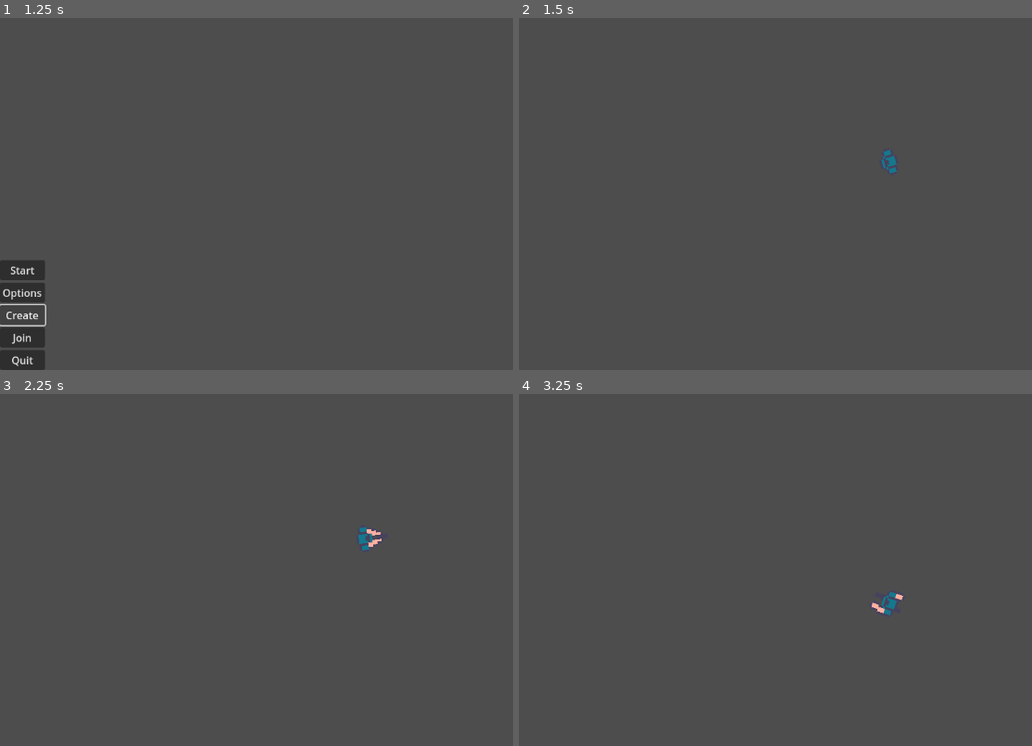
Above: before the commit, frames 1-4 (two rows, left to right).
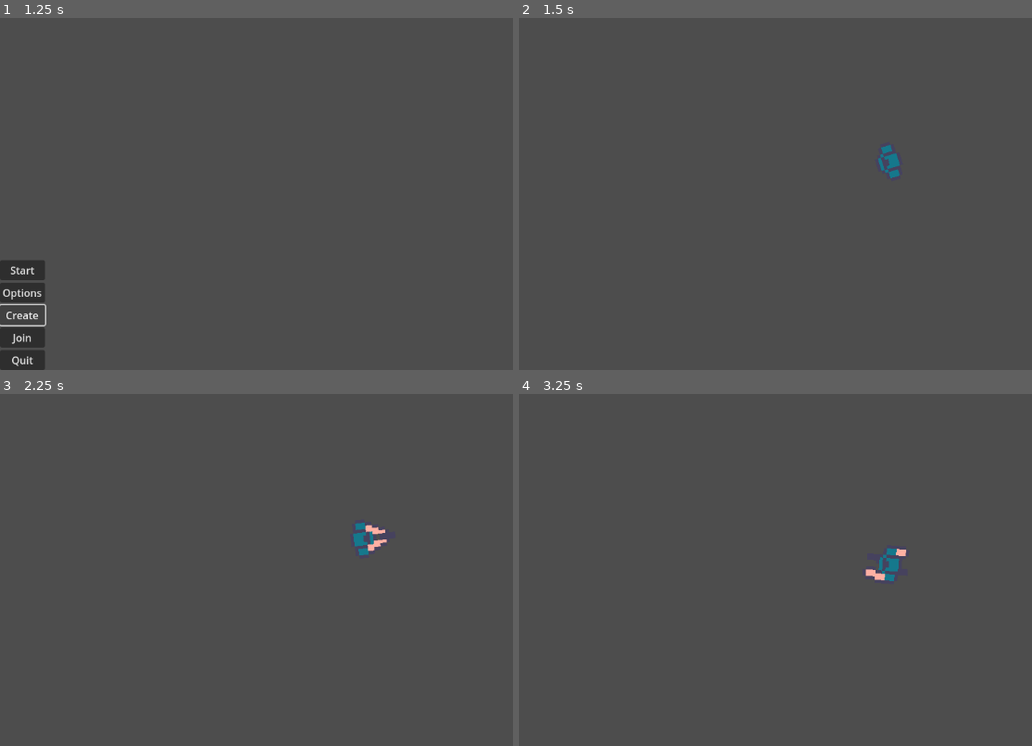
Above: after the commit, the same moments.

Repository: KmanKid/UntitledTopDownShooter
Game: Godot game, scene res://menu/Menu.tscn
Same seed, same stepped clock (60 frames per second), same inputs: the game is played once before the commit and once after it.
Inputs (mouse positions are in pixels of both pictures, inside the frame that each line leads up to):
- Up to frame 1 (1.25 s): click "Create" at 0.5 s
- Up to frame 2 (1.5 s): click "Start" at 1.25 s
- Up to frame 3 (2.25 s): tap Enter at 2 s; move the mouse to (outside the picture) at 2.02 s; hold D (walk_right) from 2.03 s (still down); hold Right mouse button (aim) from 2.03 s (still down)
- Up to frame 4 (3.25 s): tap Space at 2.75 s; move the mouse to (739, 559) at 2.77 s; release D (walk_right) at 2.78 s; release Right mouse button (aim) at 2.78 s; hold S (walk_down) from 2.78 s (still down); click (739, 559) at 2.85 s

Frame 1 is identical in both runs. In frame 2, 0.2% of the frame differs, in the area x 69-75%, y 36-46%; in frame 3, 0.3%; in frame 4, 0.5%, in the area x 67-76%, y 43-63%.

Commit message:
Increased overall size by factor 5

Diff:
--- a/actors/Player.tscn
+++ b/actors/Player.tscn
@@ -70,13 +70,14 @@
 radius = 6.0
 
 [node name="Player" type="CharacterBody2D"]
+scale = Vector2(5, 5)
 script = ExtResource("1_kkcn7")
 Bullet = ExtResource("2_thc74")
+default_speed = 500
 
 [node name="Camera2D" type="Camera2D" parent="."]
-zoom = Vector2(3.5, 3.5)
 position_smoothing_enabled = true
-position_smoothing_speed = 2.0
+position_smoothing_speed = 10.0
 
 [node name="AnimatedSprite2D" type="AnimatedSprite2D" parent="."]
 texture_filter = 1
--- a/weapons/Bullet.tscn
+++ b/weapons/Bullet.tscn
@@ -44,8 +44,9 @@
 height = 4.0
 
 [node name="Bullet" type="Area2D"]
+scale = Vector2(5, 5)
 script = ExtResource("1_njjox")
-speed = 4
+speed = 20
 
 [node name="AnimatedSprite2D" type="AnimatedSprite2D" parent="."]
 position = Vector2(3.05176e-05, 0)
